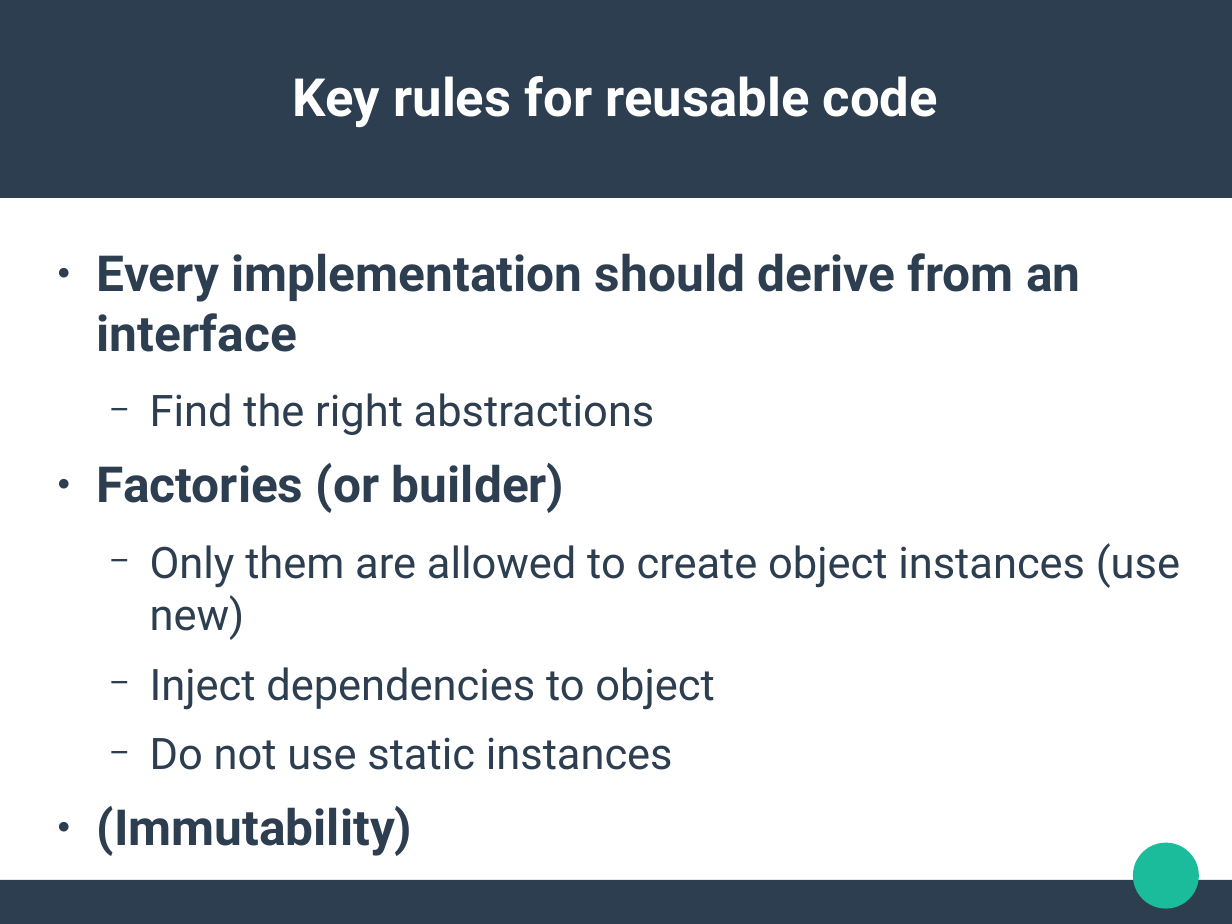
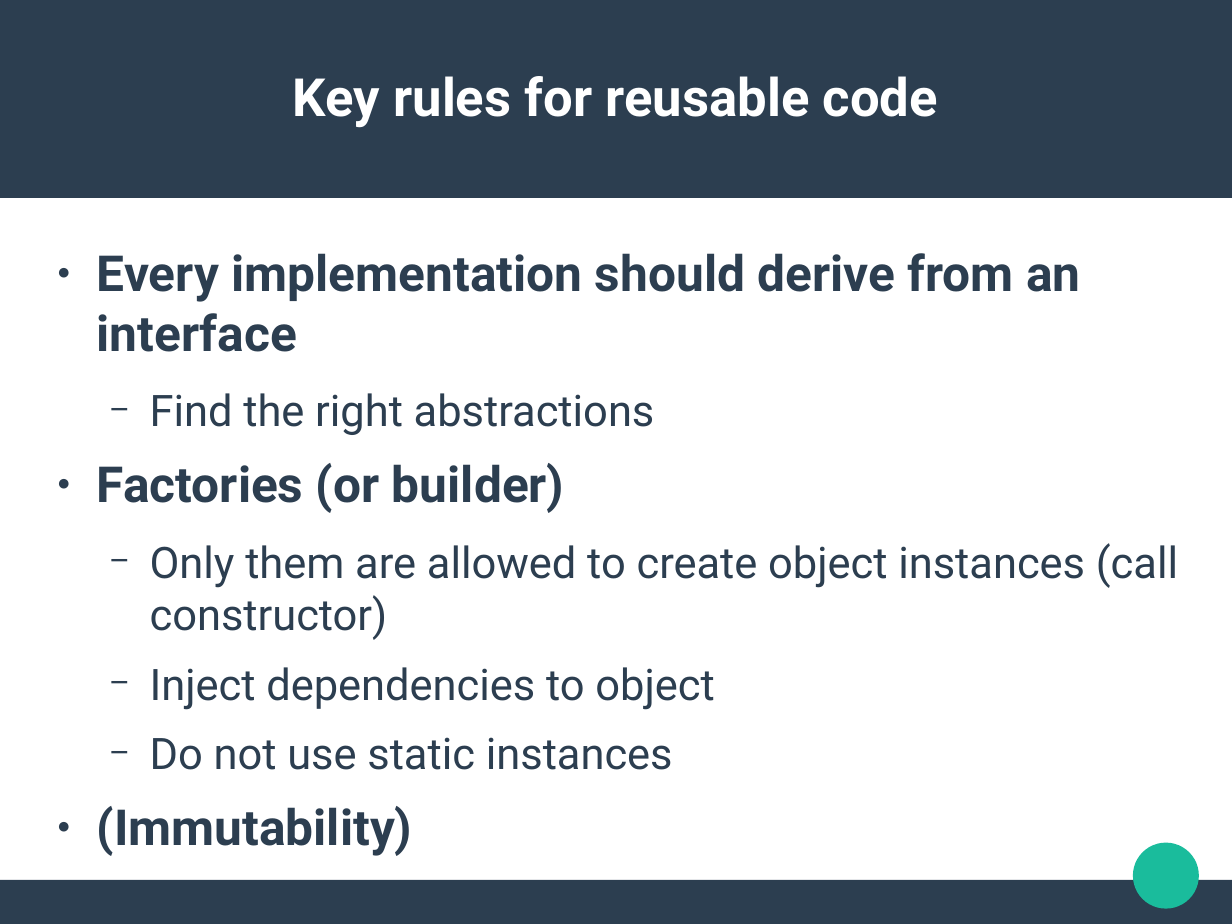
Before and after one commit to jldelarbre/lectureNotes, a slide deck: slide 2 of Slides/lesson3/TestableCode.odp. Drawn at 1232x924 pixels with LibreOffice and Linux fonts; fonts in the diff are those of the drawing. Boxes give left, top, right and bottom in pixels: in the first picture for what was removed or moved away, otherwise in the second. Text is boxed around its words. In the diff, an @@ line names an element or a change of style, - is before the commit and + after.

```diff
--- a/Slides/lesson3/TestableCode.odp
+++ b/Slides/lesson3/TestableCode.odp
@@ text at (150,543,1178,640): text changed @@
-  − Only them are allowed to create object instances (use new)
+  − Only them are allowed to create object instances (call constructor)
```
Also in this commit, not shown: 4 other slides changed, 21 other files.
